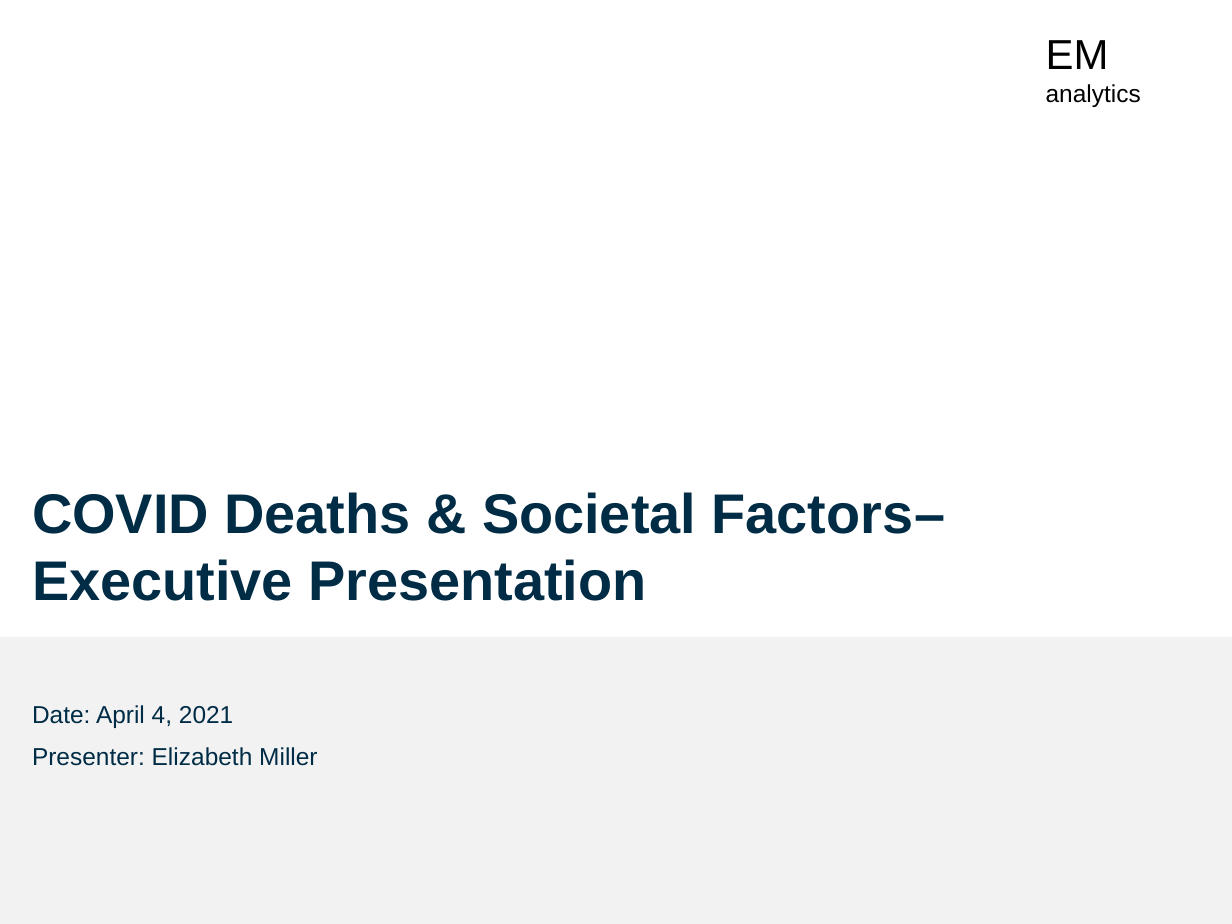
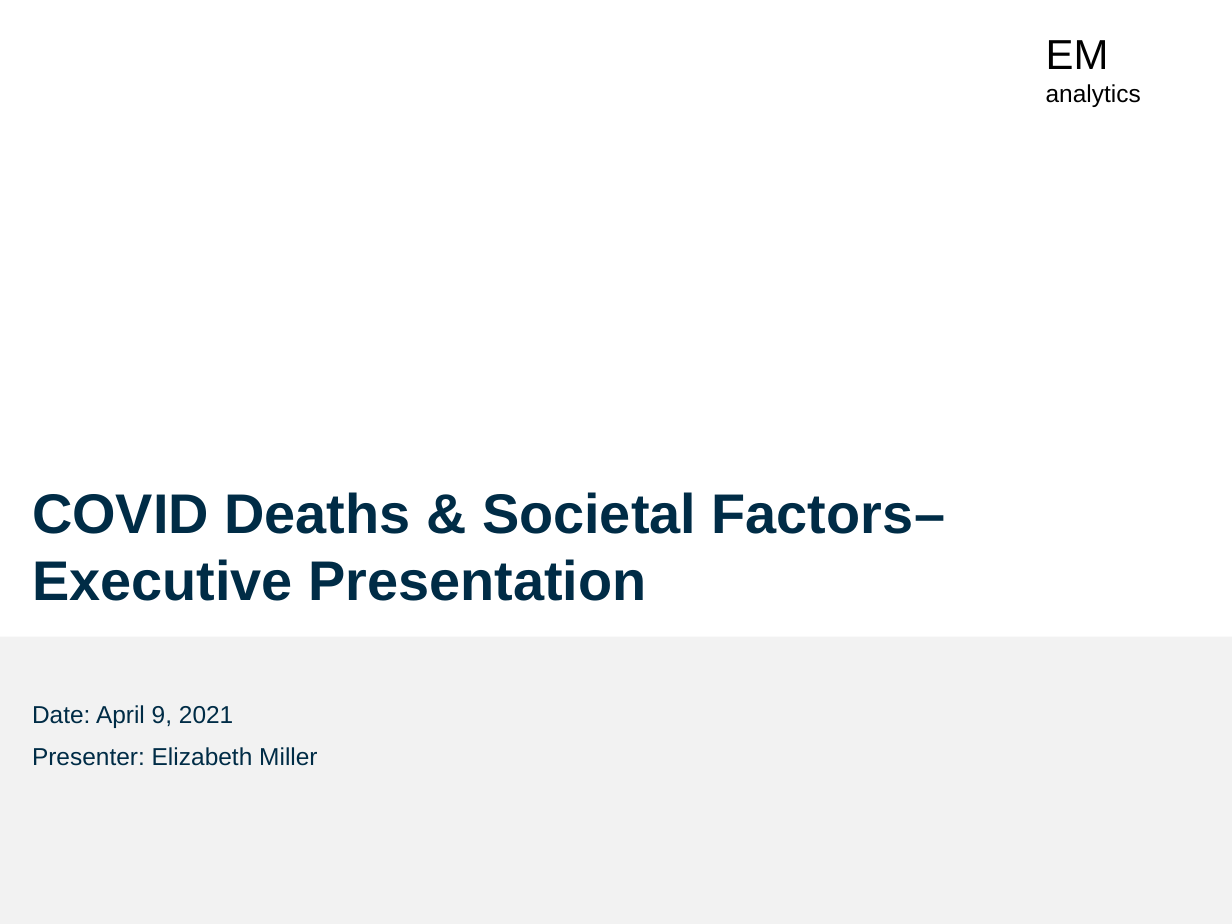
Before and after one commit to elitany/sociovid, a slide deck: slide 1 of COVID Deaths & Societal Factors Capstone II Executive_Presentation.pptx. Drawn at 1232x924 pixels with LibreOffice and Linux fonts; fonts in the diff are those of the drawing; background and template pictures are left out. Boxes give left, top, right and bottom in pixels: in the first picture for what was removed or moved away, otherwise in the second. Text is boxed around its words. In the diff, an @@ line names an element or a change of style, - is before the commit and + after.

```diff
--- a/COVID Deaths & Societal Factors Capstone II Executive_Presentation.pptx
+++ b/COVID Deaths & Societal Factors Capstone II Executive_Presentation.pptx
@@ text at [32, 705, 233, 728]: text changed @@
-Date: April 4, 2021
+Date: April 9, 2021
```
Also in this commit, not shown: 7 other slides changed.
